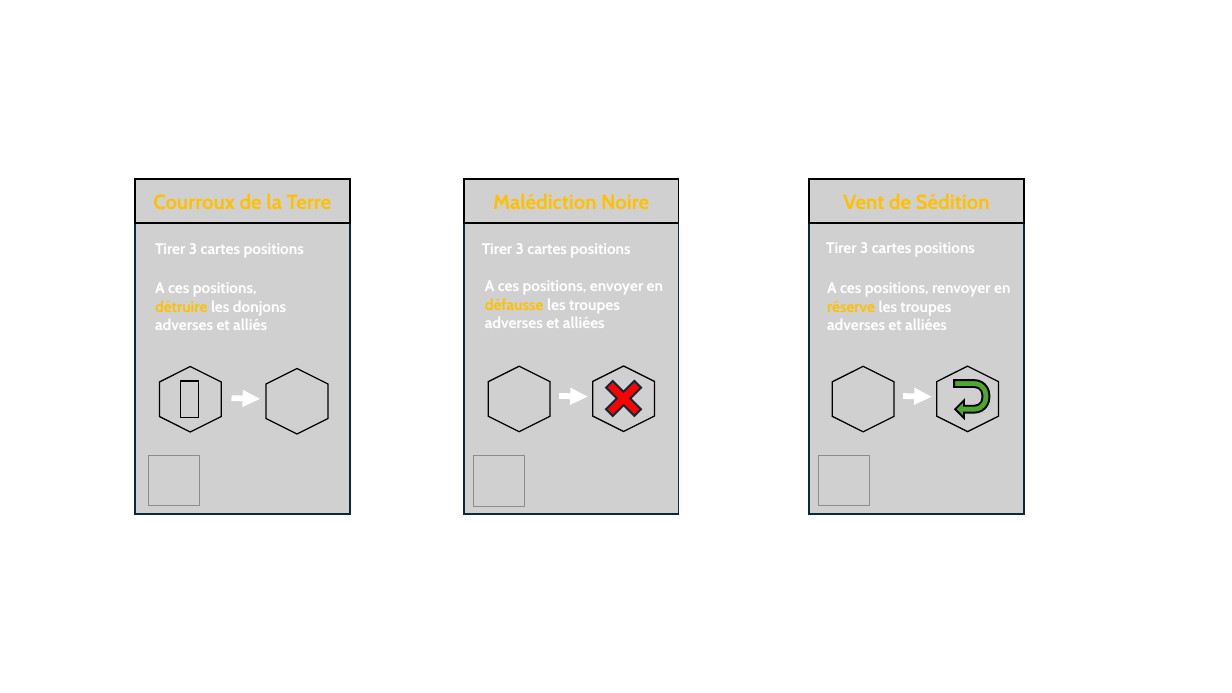
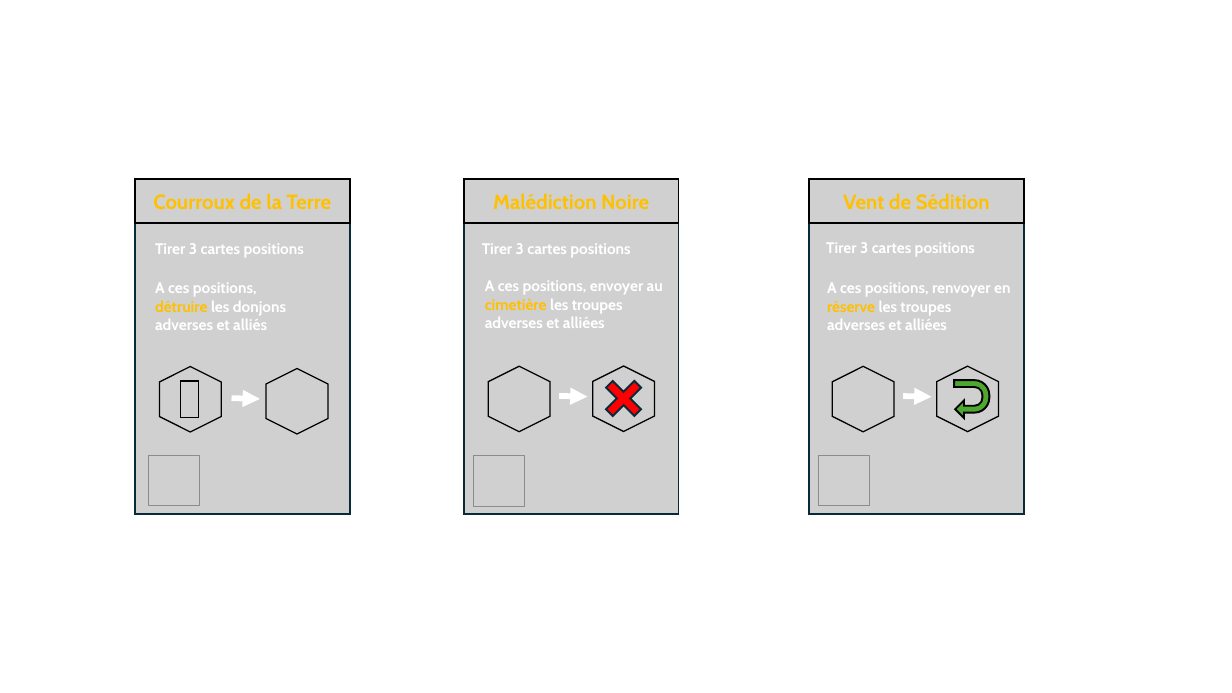
Before and after one commit to LucasBorboleta/Terre-de-Barons, a slide deck: slide 6 of pictures/Cartes-Actions-et-Evenements/Design-Cartes.pptx. Drawn at 1232x693 pixels with LibreOffice and Linux fonts; fonts in the diff are those of the drawing; grey boxes stand for pictures; background and template pictures are left out. Boxes give left, top, right and bottom in pixels: in the first picture for what was removed or moved away, otherwise in the second. Text is boxed around its words. In the diff, an @@ line names an element or a change of style, - is before the commit and + after.

Commit message:
Mise à jour des cartes Malédiction Noire sur le terme cimetière

```diff
--- a/pictures/Cartes-Actions-et-Evenements/Design-Cartes.pptx
+++ b/pictures/Cartes-Actions-et-Evenements/Design-Cartes.pptx
@@ text at (485, 281, 663, 328): text changed @@
-A ces positions, envoyer en défausse les troupes adverses et alliées
+A ces positions, envoyer au cimetière les troupes adverses et alliées
```
Also in this commit, not shown: 4 other files.
